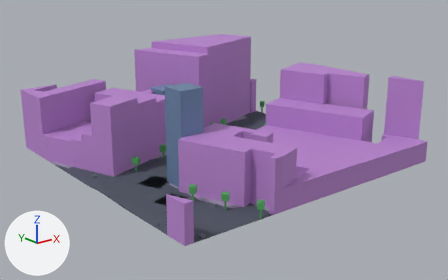
Renders of the glTF model public/maps/melbourne/chunks/3_-18.glb from each side of a commit.
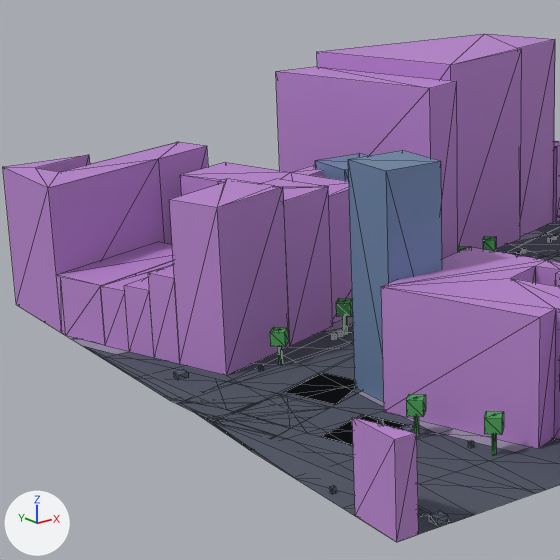
Old and new are each drawn whole from a 50 mm lens placed at (260.1, 1910.2, 84.3), pointed at (413.2, 2101.6, 7.8) and again close up on the part from 4% to 56% of the width and 7% to 91% of the height. The axes (+X, +Y, +Z) are drawn at lower left. The lights are the same throughout. The older version's two pictures come first. The close-ups show mesh edges as thin lines. Where no turn or scale is listed for an object, it has been applied to the vertices. Vertices at exactly the same position are counted once.

Objects in the first close-up: 'compiled-chunk'.
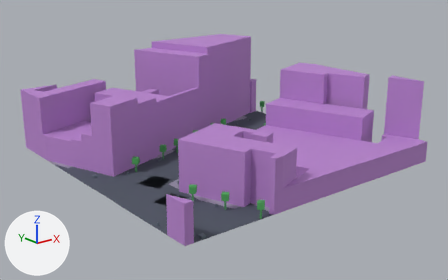
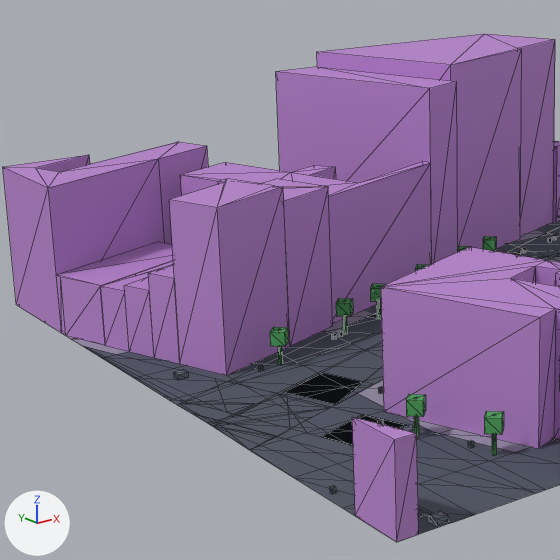
Edits to the bpy script that builds the scene:
```text
Change me_mesh_0:
    used by ob_compiled_chunk; location = (414.7, 2105.4, 20.3)
    remove me_mesh_0.from_pydata(...)  # 1096 vertices, 1657 faces; spans x -60.7..60.7, y -60.6..60.6, z -20.0..20.0
    add me_mesh_0.from_pydata(...)  # 1080 vertices, 1633 faces; spans x -60.7..60.7, y -60.6..60.6, z -20.0..20.0
    me_mesh_0 part 1: the loose piece of 8 vertices spanning x -11.6..-1.8, y 25.6..35.5, z -20.0..4.4 is deleted
    me_mesh_0 part 2: the loose piece of 8 vertices spanning x -35.6..-25.8, y -22.4..-12.5, z -20.0..16.2 is deleted
    me_mesh_0 part 3
    3 vertices are removed from x -60.7..-55.2, y -21.6..-12.3, z -19.9..-19.2
    2 faces are deleted
    8 vertices in x -60.7..-55.2, y -13.7..-7.0, z -19.5..-19.4 move by (0.0, 0.0, -0.4)
    6 vertices in x -60.7..-59.4, y -13.2..-10.6, z -19.2 move by (0.0, 0.0, -0.6)
    5 vertices in x -60.7..-51.1, y -9.6..-1.8, z -19.8 move by (0.0, 0.0, -0.1)
    3 vertices move from x -60.7..-57.6, y -12.4..-6.1, z -19.6..-19.1 to x -60.7..-57.6, y -12.4..-6.1, z -19.9..-19.8
    6 vertices are added at (-60.7, -13.0, -19.8), (-55.2, -21.6, -20.0), (-58.9, -12.3, -19.8), (-58.9, -12.0, -19.8), (-60.7, -6.9, -19.8), (-60.7, -12.6, -19.8)
    3 new faces join them, mat_asphalt (greyish blue #4f5563)
    other edits to the shape of me_mesh_0 do not show in these pictures
    remove me_mesh_0.materials.append(mat_skyscraper)  # blue #718caf
```

Where the change shows, as pixel boxes (x1, y1, x2, y2) in the close-ups (560 x 560 px; the box of a moved part takes in the faces that stretch with it):
part 1 of me_mesh_0, deleted (blue)
    before: (315, 153, 366, 181)
part 2 of me_mesh_0, deleted (blue)
    before: (348, 150, 442, 401)
part 3 of me_mesh_0, moved or reshaped
    before: (83, 341, 450, 522)
    after: (83, 331, 450, 522)
